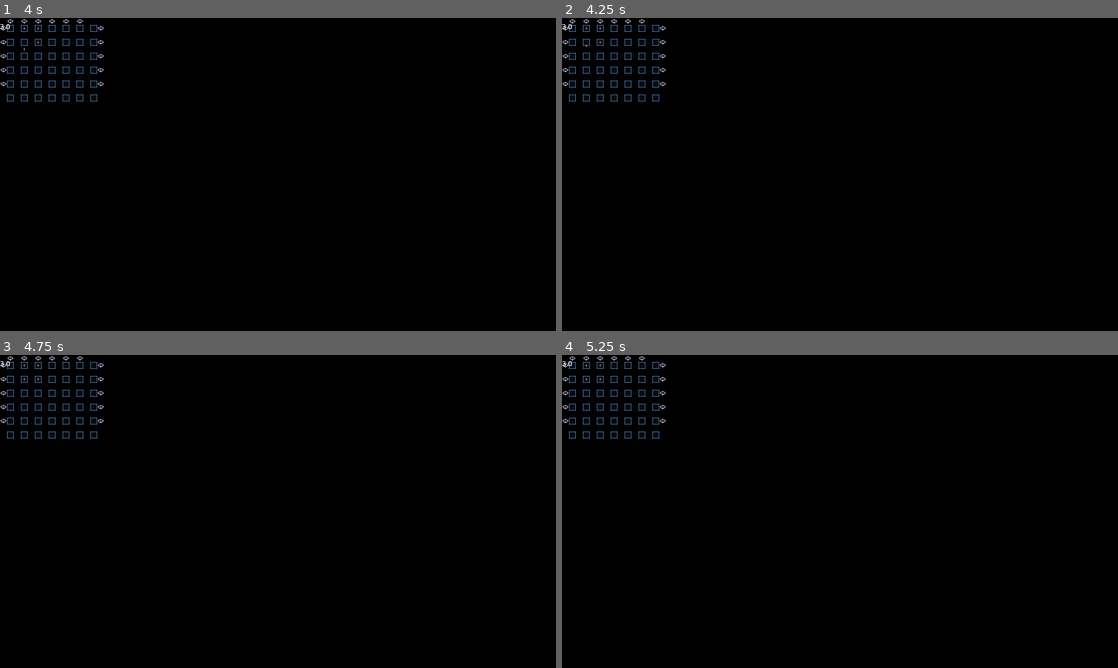
Above: before the commit, frames 1-4 (two rows, left to right).
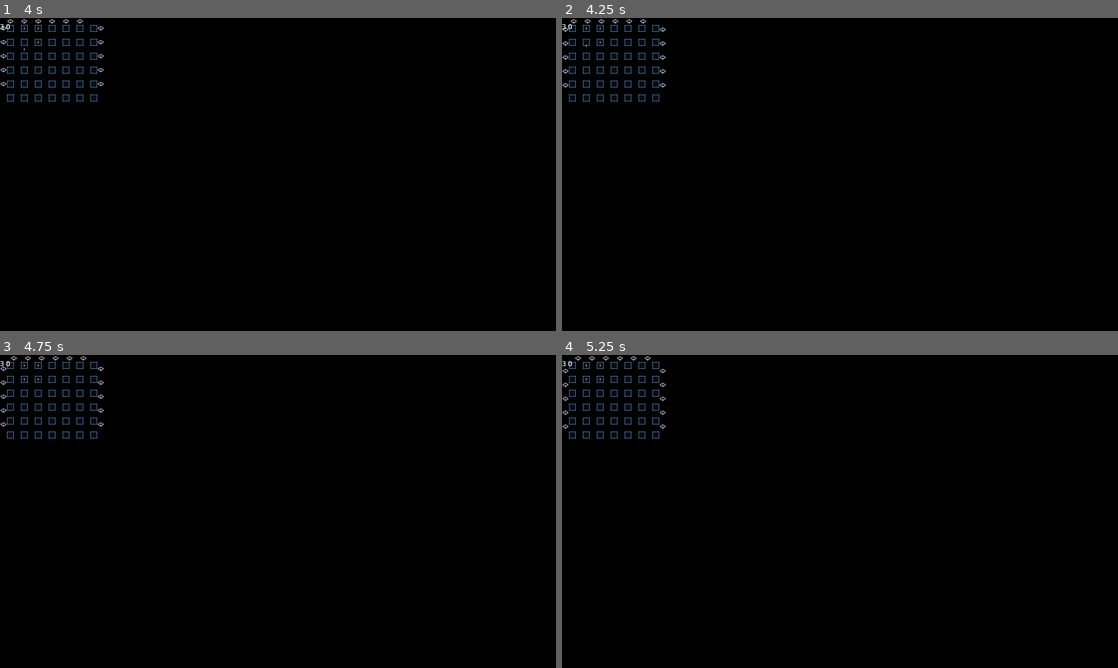
Above: after the commit, the same moments.

Repository: shoggoth/Crossfire
Game: Godot game, scene res://scene/world.tscn
Two runs of this game, one before a commit and one after it. Both use one fixed random seed, a clock stepped at 60 frames per second and the inputs below. The project has no main scene, so this scene is started directly.
Inputs:
- Up to frame 1 (4 s): tap Enter (fire) at 0.5, 1.35, 2.85 s; hold D (right) 0.53-1.28 s; tap Shift (bomb) at 0.6, 2.1, 3.6 s; hold S (down) 1.28-2.03 s; hold D (right) 2.03-2.78 s; hold W (up) 2.78-3.53 s; tap Space at 3.5 s; hold A (left) from 3.53 s (still down)
- Up to frame 2 (4.25 s): keep holding A (left)
- Up to frame 3 (4.75 s): keep holding A (left); tap Enter (fire) at 4.35 s
- Up to frame 4 (5.25 s): release A (left) at 5.03 s; hold S (down) from 5.03 s (still down); tap Shift (bomb) at 5.1 s

Frame 1 is identical in both runs. In frame 2, 0.2% of the frame differs, in the area x 0-19%, y 0-23%; in frame 3, 0.3%; in frame 4, 0.3%, in the area x 0-19%, y 0-24%.
Error before the commit: Invalid type in function 'grid_position' in base 'Node (global.gd)'. The Object-derived class of argument 1 (previously freed) is not a subclass of the expecte…

Commit message:
Fix crash in enemy AI if enemy outlives player

Diff:
--- a/scene/world.gd
+++ b/scene/world.gd
@@ -29,7 +29,6 @@
 
 func _on_enemy_spawned(e: Enemy):
 	var aic := e.get_node("AIComponent") as AIComponent
-	#TODO: Fix crash in enemy AI if enemy outlives player
 	aic.player = $Player
 
 
--- a/src/component/ai.gd
+++ b/src/component/ai.gd
@@ -14,8 +14,7 @@
 func _process(delta):
 	_thinking_time += delta
 	if _thinking_time > intelligence:
-		#TODO Standardise grid position for player and enemy
-		print("Player = ", Global.grid_position(player))
+		if is_instance_valid(player): print("Player = ", Global.grid_position(player))
 		match state_machine.current_state.name:
 			"Hide": state_machine.enter_state_named("Lurk")
 		_thinking_time -= intelligence
